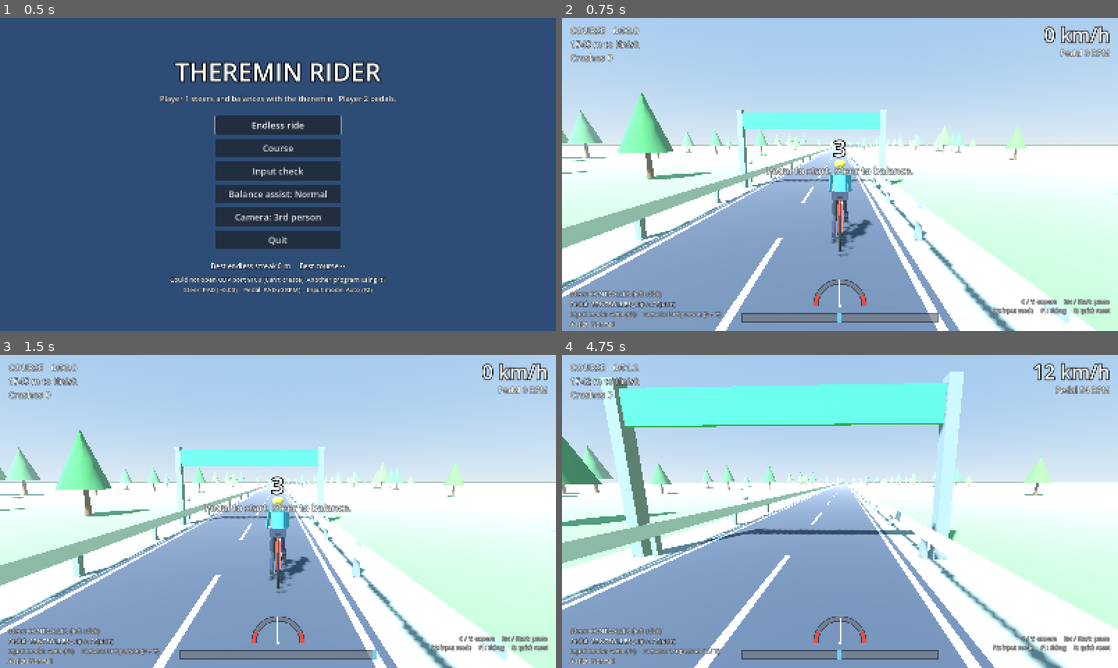
Above: before the commit, frames 1-4 (two rows, left to right).
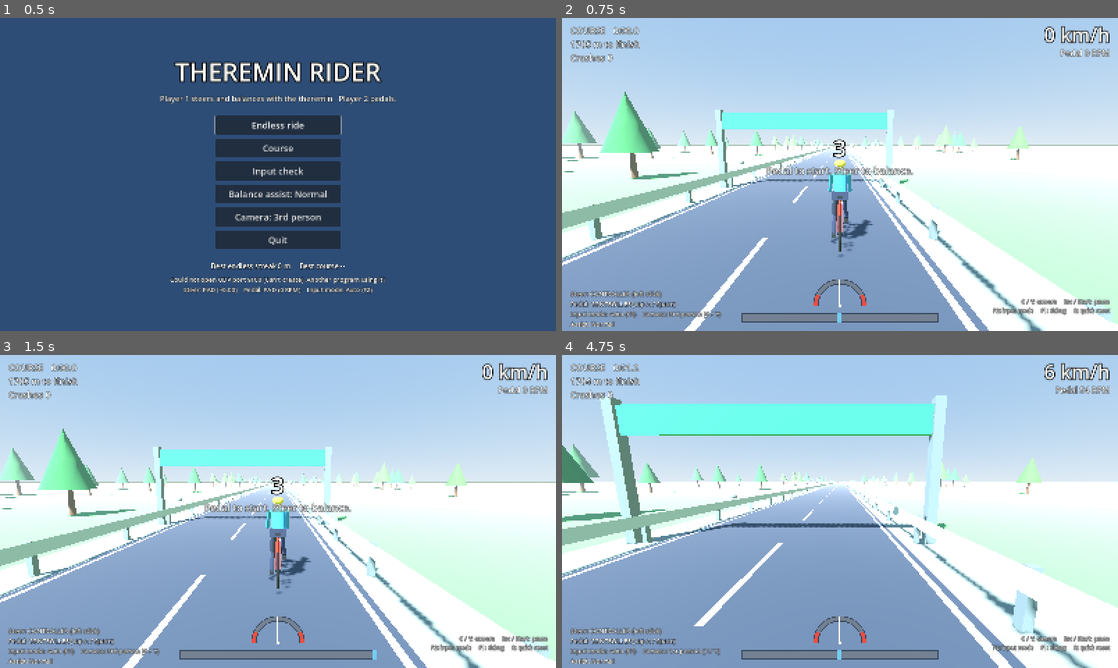
Above: after the commit, the same moments.

Repository: sahandazimi02-cmyk/ThereminRider
Game: Godot game, scene res://scenes/main_menu.tscn
The game is run twice, just before and just after one commit, with the same random seed, the same clock (stepped at 60 frames per second) and the same inputs.
Inputs:
- Up to frame 1 (0.5 s): no input
- Up to frame 2 (0.75 s): click "Course" at 0.5 s
- Up to frame 3 (1.5 s): tap A (steer_left) at 1.25 s; hold D (steer_right) from 1.28 s (still down); hold Space (pedal) from 1.28 s (still down)
- Up to frame 4 (4.75 s): tap A (steer_left) at 2, 3.5, 4.25 s; release D (steer_right) at 2.03 s; release Space (pedal) at 2.03 s; hold A (steer_left) 2.03-2.78 s; tap Space (pedal) at 2.1, 3.05, 3.6 s; hold D (steer_right) 2.78-3.53 s; hold C (toggle_camera) 2.78-3.53 s; hold W 3.53-4.28 s; hold A (steer_left) from 4.28 s (still down); hold Space (pedal) from 4.28 s (still down)

Frame 1 is identical in both runs. In frame 2, 16% of the frame differs, in the area x 0-100%, y 7-100%; in frame 3, 16%; in frame 4, 24%, in the area x 0-100%, y 2-100%.

Commit message:
tune: 0.3.0 slower bike, wider road, gentler steering, forgiving rails, easier start
- Road 25% wider (lane_width_m 2.6 -> 3.25)
- 90 RPM now ~24 km/h (was 34); gentler acceleration
- Less steering, slower steering, soft centre; more theremin smoothing
- New fake steering assist: follows the road's curves, heading eases back
  to the road; new lean_assist and more damping for less sway
- Rails scrape instead of crashing; crash only after 2.5 s on the rail
- Endless: 300 m straight warm-up, difficulty ramps over 6 km with an ease-in curve
- Course: 300 m opening straight, gentler first curves
- Smoke test: new [rail scrape] checks, updated speed/fall checks

Co-Authored-By: Claude Opus 5.5 <noreply@anthropic.com>

Diff:
--- a/scripts/bike/bike.gd
+++ b/scripts/bike/bike.gd
@@ -1,5 +1,9 @@
 ## The bicycle: speed from pedalling, heading from steering, and a lean
 ## (balance) simulation. The game calls step() every physics tick.
+##
+## On top of the physics, a fake steering assist (0.3.0, for the theremin): the
+## bike follows part of the road's curve and its heading eases back toward the
+## road, so steering moves you across the road instead of spinning you round.
 ##
 ## Balance model (inverted pendulum + steering):
 ##   lean_acc = gravity_scale * g/h * (sin(lean) - cos(lean) * lat_accel / g)
@@ -24,6 +28,12 @@
 var assist_scale := Vector2.ONE
 ## 0 = random wobble each run. Tests set a fixed seed so runs repeat exactly.
 var noise_seed := 0
+## Set by the game every tick before step(): the road's heading and curvature
+## (rad/m, + = bends right) under the bike. Drives the fake steering assist.
+## Without a road (unit tests) the assist is off.
+var has_road := false
+var road_yaw := 0.0
+var road_curvature := 0.0
 
 var state: State = State.FOOT_DOWN
 var speed := 0.0
@@ -139,7 +149,7 @@
 	steer_angle = move_toward(steer_angle, steer_target, deg_to_rad(t.steer_rate_deg_s) * dt)
 	yaw_rate = speed * tan(steer_angle) / t.wheelbase_m if is_upright() else 0.0
 	lat_accel = speed * yaw_rate
-	yaw -= yaw_rate * dt
+	yaw -= (yaw_rate + _assist_yaw_rate()) * dt
 	if is_upright():
 		position += forward() * speed * dt
 	else:
@@ -185,7 +195,7 @@
 func _step_balance(dt: float) -> void:
 	var t := tuning
 	var gs := t.gravity_scale * assist_scale.y
-	stability_k = t.self_stability * assist_scale.x * smoothstep(t.wobble_speed, t.stable_speed, speed)
+	stability_k = (t.self_stability * smoothstep(t.wobble_speed, t.stable_speed, speed) + t.lean_assist) * assist_scale.x
 	lean_eq = atan2(lat_accel, G)
 	var pend := gs * (G / t.com_height_m) * (sin(lean) - cos(lean) * lat_accel / G)
 	var wobble := (t.wobble_noise * (1.0 - smoothstep(0.0, t.wobble_speed, speed)) + t.speed_wobble) * _noise(dt)
@@ -229,6 +239,35 @@
 	_start_fall(reason, side)
 
 
+## Fake steering (kinematic, not part of the lean physics): follow some of the
+## road's curve and ease the heading back toward the road direction. Returns a
+## yaw rate in the same sense as yaw_rate (+ = turning right).
+func _assist_yaw_rate() -> float:
+	if not has_road or state != State.RIDING:
+		return 0.0
+	var rel := wrapf(yaw - road_yaw, -PI, PI)  # + = pointing left of the road
+	return tuning.road_follow * speed * road_curvature + tuning.heading_assist * rel
+
+
+## Called by the game while the bike rubs along a guard rail. Instead of a
+## crash, the rail turns the bike away (toward away_deg off the road heading),
+## slows it and calms the lean. side: +1 = right rail, -1 = left rail.
+func scrape_rail(dt: float, side: float, rail_yaw: float, decel: float, away_deg: float, turn_deg_s: float, lean_calm: float) -> void:
+	if state != State.RIDING and state != State.FOOT_DOWN:
+		return
+	speed = maxf(0.0, speed - decel * dt)
+	var rel := wrapf(yaw - rail_yaw, -PI, PI)  # + = pointing left
+	var want := side * deg_to_rad(away_deg)  # right rail -> point left
+	if rel * side < deg_to_rad(away_deg):
+		rel = move_toward(rel, want, deg_to_rad(turn_deg_s) * dt)
+		yaw = rail_yaw + rel
+	# Steering into the rail is pointless; straighten the front wheel a bit.
+	if steer_angle * side > 0.0:
+		steer_angle = move_toward(steer_angle, 0.0, deg_to_rad(turn_deg_s) * dt)
+	lean_rate *= exp(-lean_calm * dt)
+	_update_model()
+
+
 func hit_pothole() -> void:
 	if state != State.RIDING:
 		return
--- a/scripts/bike/bike_tuning.gd
+++ b/scripts/bike/bike_tuning.gd
@@ -17,14 +17,14 @@
 @export_range(0.1, 0.6, 0.01) var collision_half_width_m: float = 0.28
 
 @export_group("Pedalling -> speed")
-## Bike speed (m/s) per crank RPM. 0.105 => 90 RPM ~ 34 km/h.
-@export_range(0.02, 0.2, 0.001) var speed_per_rpm: float = 0.105
+## Bike speed (m/s) per crank RPM. 0.075 => 90 RPM ~ 24 km/h (0.3.0; was 0.105 / 34 km/h).
+@export_range(0.02, 0.2, 0.001) var speed_per_rpm: float = 0.075
 ## Cadence above this is ignored (stops tap-mashing from going silly).
 @export_range(60.0, 250.0, 1.0) var max_cadence_rpm: float = 150.0
 ## How fast speed chases the pedalling target speed (1/s).
-@export_range(0.1, 5.0, 0.05) var pedal_response: float = 1.1
+@export_range(0.1, 5.0, 0.05) var pedal_response: float = 0.55
 ## Cap on forward acceleration from pedalling (m/s^2).
-@export_range(0.5, 6.0, 0.1) var max_accel: float = 3.0
+@export_range(0.5, 6.0, 0.1) var max_accel: float = 1.5
 ## Speed lost per second while coasting (pedalling slower than the bike is moving).
 @export_range(0.0, 3.0, 0.01) var coast_decel: float = 1.0
 ## Air drag while coasting: decel = coast_decel + drag * v^2.
@@ -35,31 +35,44 @@
 
 @export_group("Steering")
 ## Max front-wheel angle at walking speed.
-@export_range(5.0, 50.0, 0.5) var max_steer_deg_slow: float = 30.0
+@export_range(5.0, 50.0, 0.5) var max_steer_deg_slow: float = 22.0
 ## Max front-wheel angle at fast_speed and above (fast bikes need tiny steering).
-@export_range(1.0, 20.0, 0.25) var max_steer_deg_fast: float = 6.0
-@export_range(2.0, 20.0, 0.1) var fast_speed: float = 9.0
+@export_range(1.0, 20.0, 0.25) var max_steer_deg_fast: float = 4.0
+@export_range(2.0, 20.0, 0.1) var fast_speed: float = 7.0
 ## 1 = linear, 2 = soft centre / sharp edges.
-@export_range(1.0, 3.0, 0.05) var steer_expo: float = 1.3
+@export_range(1.0, 3.0, 0.05) var steer_expo: float = 1.6
 ## How fast the front wheel can turn (deg/s). Filters theremin jitter.
-@export_range(20.0, 600.0, 5.0) var steer_rate_deg_s: float = 160.0
+@export_range(20.0, 600.0, 5.0) var steer_rate_deg_s: float = 90.0
+
+@export_group("Steering assist (fake, for the theremin)")
+## How much of the road's curve the bike follows by itself (0 = none, 1 = all).
+## Kinematic only: it turns the bike but does not tip it.
+@export_range(0.0, 1.0, 0.01) var road_follow: float = 0.6
+## Pulls the bike's heading back toward the road direction (1/s). With steering
+## held, the bike settles at an angle to the road instead of turning in circles;
+## let go and it straightens out along the road. 0 = off (pre-0.3.0 feel).
+@export_range(0.0, 5.0, 0.05) var heading_assist: float = 1.2
+## Gently pulls the lean back toward upright/curve lean at every speed (1/s^2),
+## on top of self_stability. Takes the sway out, mostly at low speed.
+@export_range(0.0, 10.0, 0.1) var lean_assist: float = 2.0
 
 @export_group("Balance")
 ## Scales gravity's tipping torque. 1 = real bike, lower = slower falls (assist).
 @export_range(0.05, 1.5, 0.01) var gravity_scale: float = 0.4
 ## Self-righting (trail + gyroscope) strength at stable_speed and above (1/s^2).
 ## Must beat gravity_scale * 9.81 / com_height_m to be hands-free stable. Default
-## (6.5 > 3.9) is above that, so on Normal the bike holds itself up at speed and
-## you mostly balance at low speed (the 0.1.0 feel, restored in 0.2.1).
-@export_range(0.0, 20.0, 0.1) var self_stability: float = 6.5
-## Below this speed there is no self-righting at all: wobbly zone (m/s). ~6 km/h.
-@export_range(0.2, 5.0, 0.05) var wobble_speed: float = 1.7
+## (8.0 > 3.9) is well above that, so on Normal the bike holds itself up at speed and
+## you mostly balance at low speed (the 0.1.0 feel, restored in 0.2.1; 0.3.0 made
+## it a bit steadier still).
+@export_range(0.0, 20.0, 0.1) var self_stability: float = 8.0
+## Below this speed there is no self-righting at all: wobbly zone (m/s). ~5 km/h.
+@export_range(0.2, 5.0, 0.05) var wobble_speed: float = 1.3
 ## At and above this speed self-righting is full strength (m/s).
-@export_range(1.0, 12.0, 0.1) var stable_speed: float = 5.0
+@export_range(1.0, 12.0, 0.1) var stable_speed: float = 3.8
 ## Damping of lean rate (1/s).
-@export_range(0.0, 10.0, 0.05) var lean_damping: float = 2.2
+@export_range(0.0, 10.0, 0.05) var lean_damping: float = 3.2
 ## Random wobble at standstill (rad/s^2). Fades out as you reach wobble_speed.
-@export_range(0.0, 5.0, 0.01) var wobble_noise: float = 0.9
+@export_range(0.0, 5.0, 0.01) var wobble_noise: float = 0.6
 ## Small random wobble at every speed (rad/s^2), so a bike nobody steers drifts off
 ## balance instead of balancing perfectly forever. 0 = off (0.1.0 feel).
 @export_range(0.0, 2.0, 0.01) var speed_wobble: float = 0.0
@@ -71,7 +84,7 @@
 
 @export_group("Start / foot down")
 ## While starting (foot on the ground) the bike stays upright until this speed.
-@export_range(0.3, 5.0, 0.05) var launch_speed: float = 2.2
+@export_range(0.3, 5.0, 0.05) var launch_speed: float = 1.8
 ## Steering is this much weaker while the foot is down.
 @export_range(0.0, 1.0, 0.05) var foot_down_steer_factor: float = 0.5
 
--- a/scripts/game/game.gd
+++ b/scripts/game/game.gd
@@ -42,11 +42,15 @@
 var crash_s := 0.0
 var crash_lat := 0.0
 var new_record := false
+## Seconds spent scraping a guard rail (drains when you get off it).
+var rail_time := 0.0
 
 var _countdown := 0.0
 var _last_shown_count := -1
 var _slowmo_end_ms := 0
 var _prev_bike_state: Bike.State = Bike.State.FOOT_DOWN
+var _rail_spark_t := 0.0
+var _on_rail := false
 
 
 func _ready() -> void:
@@ -100,6 +104,7 @@
 	crashes = 0
 	best_streak = 0.0
 	new_record = false
+	rail_time = 0.0
 	road.update_around(s0)
 	cam.snap()
 	_countdown = 0.0 if skip_countdown else road_tuning.countdown_s
@@ -129,6 +134,9 @@
 func _physics_process(dt: float) -> void:
 	var steer := RiderInput.steer
 	var cadence := RiderInput.cadence_rpm
+	bike.has_road = true
+	bike.road_yaw = road.path.yaw_at(bike_s)
+	bike.road_curvature = road.curvature_at(bike_s)
 	match phase:
 		Phase.COUNTDOWN:
 			bike.step(dt, steer, 0.0)
@@ -144,7 +152,7 @@
 			bike.step(dt, steer, cadence)
 			elapsed += dt
 			_track()
-			_check_collisions()
+			_check_collisions(dt)
 		Phase.FALLEN:
 			bike.step(dt, steer, cadence)
 			elapsed += dt if mode == GameSession.Mode.COURSE else 0.0
@@ -200,17 +208,10 @@
 		best_streak = maxf(best_streak, bike_s - streak_start_s)
 
 
-func _check_collisions() -> void:
+func _check_collisions(dt: float) -> void:
 	if not bike.is_upright():
 		return
-	var limit := road.rail_offset() - bike_tuning.collision_half_width_m
-	if absf(bike_lat) > limit:
-		var side := signf(bike_lat)
-		bike.position = road.path.point_at(bike_s, side * limit)
-		var yaw := road.path.yaw_at(bike_s)
-		var road_right := Vector3(cos(yaw), 0.0, -sin(yaw))
-		CrashFx.burst(self, bike.position + road_right * side * 0.3 + Vector3.UP * 0.6, "spark", 40, 6.0, 0.04, 0.6, true)
-		bike.crash("hit the rail", -side, -road_right * side)
+	if _check_rail(dt):
 		return
 	var o := road.check_hit(bike_s, bike_lat, bike_tuning.collision_half_length_m, bike_tuning.collision_half_width_m)
 	if o != null:
@@ -235,6 +236,38 @@
 			hud.message("POTHOLE!", "", 0.8)
 	if mode == GameSession.Mode.COURSE and road.finish_s > 0.0 and bike_s >= road.finish_s:
 		_finish()
+
+
+## Forgiving guard rails: touching one scrapes along it (slower, turned away,
+## sparks) and only crashes you after rail_grace_s on the rail. Returns true if
+## the bike crashed.
+func _check_rail(dt: float) -> bool:
+	var rt := road_tuning
+	var limit := road.rail_offset() - bike_tuning.collision_half_width_m
+	var was_on := _on_rail
+	_on_rail = absf(bike_lat) >= limit
+	if not _on_rail:
+		rail_time = maxf(0.0, rail_time - dt * rt.rail_recover_rate)
+		return false
+	var side := signf(bike_lat)
+	var yaw := road.path.yaw_at(bike_s)
+	var road_right := Vector3(cos(yaw), 0.0, -sin(yaw))
+	bike.position = road.path.point_at(bike_s, side * limit)
+	bike_lat = side * limit
+	rail_time += dt
+	if rail_time >= rt.rail_grace_s:
+		CrashFx.burst(self, bike.position + road_right * side * 0.3 + Vector3.UP * 0.6, "spark", 40, 6.0, 0.04, 0.6, true)
+		bike.crash("scraped the rail too long", -side, -road_right * side)
+		return true
+	bike.scrape_rail(dt, side, yaw, rt.rail_scrape_decel, rt.rail_away_deg, rt.rail_turn_deg_s, rt.rail_lean_calm)
+	_rail_spark_t -= dt
+	if _rail_spark_t <= 0.0 or not was_on:
+		_rail_spark_t = 0.12
+		CrashFx.burst(self, bike.position + road_right * side * 0.3 + Vector3.UP * 0.5, "spark", 8 if was_on else 20, 4.0, 0.03, 0.35, true)
+		cam.add_trauma(0.08 if was_on else 0.25)
+	var left := maxf(0.0, rt.rail_grace_s - rail_time)
+	hud.message("RAIL!", "Steer %s - %.1f s" % ["LEFT" if side > 0.0 else "RIGHT", left], 0.3)
+	return false
 
 
 func _on_bike_crashed(reason: String) -> void:
--- a/scripts/input/input_tuning.gd
+++ b/scripts/input/input_tuning.gd
@@ -28,9 +28,9 @@
 ## Multiplies the incoming value before clamping to -1..1.
 @export_range(0.2, 3.0, 0.01) var osc_steer_gain: float = 1.0
 ## Values this close to 0 count as straight.
-@export_range(0.0, 0.3, 0.005) var osc_steer_deadzone: float = 0.03
+@export_range(0.0, 0.3, 0.005) var osc_steer_deadzone: float = 0.06
 ## Extra smoothing in Godot on top of Max's [slide] (seconds).
-@export_range(0.0, 0.5, 0.005) var osc_steer_smoothing_s: float = 0.05
+@export_range(0.0, 0.5, 0.005) var osc_steer_smoothing_s: float = 0.15
 ## When the hand leaves the theremin, steering eases to straight this fast.
 @export_range(0.05, 2.0, 0.01) var steer_absent_return_s: float = 0.35
 
--- a/scripts/world/course_data.gd
+++ b/scripts/world/course_data.gd
@@ -6,11 +6,12 @@
 class_name CourseData
 extends RefCounted
 
+## 0.3.0: longer straight warm-up (140 -> 300 m) and gentler first two curves.
 const SEGMENTS := [
-	["S", 140.0],
-	["R", 90.0, 120.0],
+	["S", 300.0],
+	["R", 90.0, 180.0],
 	["S", 100.0],
-	["L", 120.0, 90.0],
+	["L", 120.0, 130.0],
 	["S", 60.0],
 	["R", 80.0, 70.0],
 	["L", 80.0, 70.0],
@@ -25,30 +26,31 @@
 ]
 
 const OBSTACLES := [
-	[180.0, 1, "cones"],
-	[240.0, 0, "barrier"],
-	[300.0, 1, "pothole", 0.0],
-	[330.0, 0, "car"],
-	[420.0, 1, "cones"],
-	[470.0, 0, "cones"],
-	[560.0, 1, "car"],
-	[600.0, 0, "pothole", 0.3],
-	[640.0, 1, "barrier"],
-	[700.0, 0, "car"],
-	[760.0, 1, "cones"],
-	[820.0, 0, "barrier"],
-	[830.0, 1, "pothole", -0.2],
-	[900.0, 1, "car"],
-	[980.0, 0, "cones"],
-	[1040.0, 1, "barrier"],
-	[1100.0, 0, "car"],
-	[1160.0, 1, "pothole", 0.0],
-	[1200.0, 1, "cones"],
-	[1280.0, 0, "barrier"],
-	[1340.0, 1, "car"],
-	[1420.0, 0, "cones"],
-	[1480.0, 1, "barrier"],
-	[1540.0, 0, "car"],
+	[220.0, 0, "cones"],  # warm-up: in the other lane, no need to swerve
+	[340.0, 1, "cones"],
+	[400.0, 0, "barrier"],
+	[460.0, 1, "pothole", 0.0],
+	[490.0, 0, "car"],
+	[580.0, 1, "cones"],
+	[630.0, 0, "cones"],
+	[720.0, 1, "car"],
+	[760.0, 0, "pothole", 0.3],
+	[800.0, 1, "barrier"],
+	[860.0, 0, "car"],
+	[920.0, 1, "cones"],
+	[980.0, 0, "barrier"],
+	[990.0, 1, "pothole", -0.2],
+	[1060.0, 1, "car"],
+	[1140.0, 0, "cones"],
+	[1200.0, 1, "barrier"],
+	[1260.0, 0, "car"],
+	[1320.0, 1, "pothole", 0.0],
+	[1360.0, 1, "cones"],
+	[1440.0, 0, "barrier"],
+	[1500.0, 1, "car"],
+	[1580.0, 0, "cones"],
+	[1640.0, 1, "barrier"],
+	[1700.0, 0, "car"],
 ]
 
 const RUNOFF_M := 150.0
--- a/scripts/world/road_tuning.gd
+++ b/scripts/world/road_tuning.gd
@@ -6,7 +6,8 @@
 const PATH := "res://data/road_tuning.tres"
 
 @export_group("Road shape")
-@export_range(1.5, 4.0, 0.05) var lane_width_m: float = 2.6
+## Width of one lane (the road is two lanes). 0.3.0: 2.6 -> 3.25 (25 % wider).
+@export_range(1.5, 5.0, 0.05) var lane_width_m: float = 3.25
 ## Gap between the road edge and the guard rail.
 @export_range(0.0, 1.5, 0.05) var rail_gap_m: float = 0.3
 @export_range(0.3, 1.5, 0.05) var rail_height_m: float = 0.75
@@ -20,27 +21,47 @@
 ## Straight, obstacle-free run at the start and after the finish.
 @export_range(10.0, 200.0, 5.0) var start_straight_m: float = 50.0
 
+@export_group("Guard rails (forgiving)")
+## Touching a rail doesn't crash you: the bike scrapes along it, slows and is
+## turned away. Only staying on the rail this long (s) makes you crash.
+@export_range(0.0, 10.0, 0.1) var rail_grace_s: float = 2.5
+## Rail time drains this many times faster than it builds once you're off it.
+@export_range(0.1, 10.0, 0.1) var rail_recover_rate: float = 1.5
+## Speed lost per second while scraping (m/s^2).
+@export_range(0.0, 10.0, 0.1) var rail_scrape_decel: float = 2.0
+## The rail turns the bike until it points this far away from the rail (deg).
+@export_range(0.0, 30.0, 0.5) var rail_away_deg: float = 6.0
+## How fast the rail turns the bike away (deg/s).
+@export_range(5.0, 300.0, 5.0) var rail_turn_deg_s: float = 45.0
+## Damps the lean rate while scraping so a rail touch doesn't tip you (1/s).
+@export_range(0.0, 20.0, 0.5) var rail_lean_calm: float = 4.0
+
 @export_group("Endless generator")
+## Extra straight road after the start straight in endless mode: the easy
+## warm-up. Only a few, widely spaced obstacles here and no difficulty yet.
+@export_range(0.0, 1000.0, 10.0) var endless_intro_m: float = 300.0
 @export_range(20.0, 400.0, 5.0) var straight_min_m: float = 50.0
 @export_range(20.0, 600.0, 5.0) var straight_max_m: float = 180.0
 @export_range(20.0, 300.0, 5.0) var curve_len_min_m: float = 50.0
 @export_range(20.0, 400.0, 5.0) var curve_len_max_m: float = 130.0
 ## Gentlest curve radius at the start.
-@export_range(30.0, 800.0, 5.0) var curve_radius_easy_m: float = 160.0
+@export_range(30.0, 800.0, 5.0) var curve_radius_easy_m: float = 220.0
 ## Tightest curve radius once difficulty is maxed.
-@export_range(15.0, 400.0, 5.0) var curve_radius_hard_m: float = 55.0
+@export_range(15.0, 400.0, 5.0) var curve_radius_hard_m: float = 70.0
 ## Curvature ramps in/out over this distance (no sudden steering jumps).
 @export_range(0.0, 60.0, 1.0) var curve_ease_m: float = 20.0
 ## Keeps the road heading within this angle of the start so it never loops.
 @export_range(10.0, 85.0, 1.0) var max_heading_drift_deg: float = 55.0
-## Distance over which endless difficulty goes from easy to hard.
-@export_range(200.0, 10000.0, 50.0) var difficulty_ramp_m: float = 3000.0
+## Distance (after the intro) over which endless difficulty goes from easy to hard.
+@export_range(200.0, 20000.0, 50.0) var difficulty_ramp_m: float = 6000.0
+## Shape of the ramp: 1 = linear, higher = stays easy longer, then climbs.
+@export_range(1.0, 4.0, 0.05) var difficulty_curve: float = 1.6
 
 @export_group("Obstacles")
 ## Gap between obstacles at the start of endless mode.
-@export_range(10.0, 300.0, 1.0) var obstacle_gap_easy_m: float = 70.0
+@export_range(10.0, 300.0, 1.0) var obstacle_gap_easy_m: float = 100.0
 ## Gap between obstacles at max difficulty.
-@export_range(5.0, 200.0, 1.0) var obstacle_gap_hard_m: float = 28.0
+@export_range(5.0, 200.0, 1.0) var obstacle_gap_hard_m: float = 35.0
 ## Random +/- spread on each gap (fraction).
 @export_range(0.0, 0.9, 0.01) var obstacle_gap_jitter: float = 0.35
 ## Relative chance of each obstacle type.
@@ -73,10 +94,10 @@
 ## How quickly the chase camera catches up (1/s).
 @export_range(0.5, 20.0, 0.1) var chase_follow_rate: float = 5.0
 ## How much of the bike's lean the chase camera copies.
-@export_range(0.0, 1.0, 0.01) var chase_roll_factor: float = 0.15
+@export_range(0.0, 1.0, 0.01) var chase_roll_factor: float = 0.1
 @export_range(40.0, 110.0, 1.0) var chase_fov_deg: float = 70.0
 ## How much of the lean the first-person camera copies (1 = full).
-@export_range(0.0, 1.0, 0.01) var fp_roll_factor: float = 0.65
+@export_range(0.0, 1.0, 0.01) var fp_roll_factor: float = 0.45
 @export_range(-40.0, 10.0, 0.5) var fp_pitch_deg: float = -9.0
 @export_range(40.0, 110.0, 1.0) var fp_fov_deg: float = 78.0
 ## Extra field of view at speed_fov_full_mps and above (sense of speed).
--- a/scripts/world/road_world.gd
+++ b/scripts/world/road_world.gd
@@ -36,7 +36,9 @@
 	path = RoadPath.new(tuning.sample_step_m)
 	path.append_straight(tuning.start_straight_m)
 	if endless:
-		_next_obstacle_s = tuning.start_straight_m + tuning.obstacle_gap_easy_m * 0.5
+		# Warm-up: a long straight with only a couple of obstacles on it.
+		path.append_straight(tuning.endless_intro_m)
+		_next_obstacle_s = tuning.start_straight_m + maxf(tuning.endless_intro_m * 0.4, tuning.obstacle_gap_easy_m * 0.5)
 		_extend_endless(tuning.view_ahead_m + tuning.chunk_length_m * 2.0)
 	else:
 		_build_course()
@@ -51,6 +53,12 @@
 
 func lane_of(lateral: float) -> int:
 	return 0 if lateral < 0.0 else 1
+
+
+## Road curvature at s in rad/m (+ = bends right), averaged over a few metres.
+func curvature_at(s: float) -> float:
+	var h := 2.0
+	return -wrapf(path.yaw_at(s + h) - path.yaw_at(s - h), -PI, PI) / (2.0 * h)
 
 
 ## Lateral distance from the centre line to the rail face.
@@ -110,7 +118,8 @@
 ## Updates generation/streaming for a bike at distance s.
 func update_around(s: float) -> void:
 	if endless:
-		difficulty = clampf((s - tuning.start_straight_m) / tuning.difficulty_ramp_m, 0.0, 1.0)
+		var x := clampf((s - tuning.start_straight_m - tuning.endless_intro_m) / tuning.difficulty_ramp_m, 0.0, 1.0)
+		difficulty = pow(x, tuning.difficulty_curve)
 		if path.length() < s + tuning.view_ahead_m + tuning.chunk_length_m * 2.0:
 			_extend_endless(s + tuning.view_ahead_m + tuning.chunk_length_m * 3.0)
 	_stream_chunks(s)
--- a/tools/smoke_test.gd
+++ b/tools/smoke_test.gd
@@ -32,6 +32,7 @@
 	_test_road()
 	_test_fall_times()
 	await _test_crash_fx()
+	await _test_rail()
 	await _test_endless()
 	await _test_course()
 	print("=== %s (%d failure%s) ===" % ["OK" if failures == 0 else "FAILED", failures, "" if failures == 1 else "s"])
@@ -132,7 +133,9 @@
 	_check(stop_pedal > 1.5 and stop_pedal < 6.5, "stop pedalling falls in 1.5-6.5 s (%.1f s)" % stop_pedal)
 	# 0.2.1 restored the 0.1.0 balance: Normal self-balances at cruising speed.
 	_check(hands_off > 20.0, "no steering at cruise stays up (self-balancing, %.1f s)" % hands_off)
-	_check(full_steer < 10.0, "holding full steer still falls (%.1f s)" % full_steer)
+	# 0.3.0: steering is gentler, so full steer at cruise is a steady turn, not a
+	# fall. On the road that line ends at the rail instead (see [rail scrape]).
+	_check(full_steer > 20.0, "full steer at cruise is a steady turn, not a fall (%.1f s)" % full_steer)
 
 
 ## steer_mode: "balance" = simple balancing rider, "none" = steer 0, "full" = steer +1.
@@ -170,7 +173,7 @@
 	for _f in 60 * 20:
 		_bot(game, 90.0)
 		await get_tree().physics_frame
-		if game.phase == Game.Phase.PLAY and game.bike.state == Bike.State.RIDING and game.bike.speed > 7.0:
+		if game.phase == Game.Phase.PLAY and game.bike.state == Bike.State.RIDING and game.bike.speed > 5.5:
 			break
 	var model := game.bike.model
 	var start := model.rider_focus()
@@ -202,6 +205,53 @@
 		if game.phase == Game.Phase.PLAY:
 			break
 	_check(game.phase == Game.Phase.PLAY and not model.thrown, "get-up puts the rider back on the bike")
+	game.queue_free()
+	await get_tree().process_frame
+
+
+## Forgiving rails: steering into a rail scrapes along it for a while instead of
+## crashing at once; letting go recovers; holding into it long enough crashes.
+func _test_rail() -> void:
+	print("[rail scrape]")
+	RiderInput.override_enabled = true
+	var game := _make_game(GameSession.Mode.ENDLESS)
+	for _f in 60 * 20:
+		_bot(game, 90.0)
+		await get_tree().physics_frame
+		if game.phase == Game.Phase.PLAY and game.bike.state == Bike.State.RIDING and game.bike.speed > 5.0:
+			break
+	var crashes0 := game.crashes
+	var touched := false
+	for _f in 60 * 1:
+		RiderInput.override_cadence = 90.0
+		RiderInput.override_steer = 1.0
+		await get_tree().physics_frame
+	# Push it onto the right rail if the steering alone hasn't got there yet.
+	for _f in 60 * 2:
+		RiderInput.override_cadence = 90.0
+		RiderInput.override_steer = 1.0
+		if game.rail_time <= 0.0 and game.bike.is_upright():
+			game.bike.position = game.road.path.point_at(game.bike_s, game.road.rail_offset())
+		await get_tree().physics_frame
+		touched = touched or game.rail_time > 0.0
+		if game.rail_time > 0.5:
+			break
+	_check(touched and game.crashes == crashes0 and game.bike.is_upright(), "touching the rail does not crash at once (rail time %.2f s)" % game.rail_time)
+	for _f in 60 * 3:
+		_bot(game, 90.0)
+		await get_tree().physics_frame
+	_check(game.crashes == crashes0 and game.rail_time < 0.5, "steering away from the rail recovers (rail time %.2f s, %s)" % [game.rail_time, game.bike.state_name()])
+	var crashed := false
+	for _f in 60 * 8:
+		RiderInput.override_cadence = 90.0
+		RiderInput.override_steer = 1.0
+		if game.bike.is_upright():
+			game.bike.position = game.road.path.point_at(game.bike_s, game.road.rail_offset())
+		await get_tree().physics_frame
+		if game.phase == Game.Phase.FALLEN:
+			crashed = true
+			break
+	_check(crashed and game.bike.last_crash_reason.contains("rail"), "staying on the rail long enough crashes (%s)" % game.bike.last_crash_reason)
 	game.queue_free()
 	await get_tree().process_frame
 
@@ -300,7 +350,8 @@
 		await get_tree().physics_frame
 		top_speed = maxf(top_speed, game.bike.speed)
 	print("    45 s: distance %.0f m, crashes %d, top speed %.1f km/h" % [game.distance, game.crashes, top_speed * 3.6])
-	_check(top_speed > 6.0, "pedalling 90 RPM reaches > 21 km/h")
+	_check(top_speed > 5.0, "pedalling 90 RPM reaches > 18 km/h")
+	_check(top_speed < 8.0, "pedalling 90 RPM stays under 29 km/h (0.3.0 slower bike)")
 	_check(game.distance > 200.0, "bot rides > 200 m in 45 s")
 	_check(game.crashes <= 3, "bot can balance (<= 3 crashes in 45 s)")
 
Binary file changed: docs/screenshots/course.png
Binary file changed: docs/screenshots/crash_impact.png
Binary file changed: docs/screenshots/crash_landed.png
Binary file changed: docs/screenshots/crashed_get_up.png
Binary file changed: docs/screenshots/first_person.png
Binary file changed: docs/screenshots/pothole.png
Binary file changed: docs/screenshots/pothole_first_person.png
Binary file changed: docs/screenshots/third_person.png
Not shown, changed: docs/CHANGELOG.md
Not shown, changed: docs/HANDOFF.md
Not shown, changed: docs/KNOWN_ISSUES.md
Not shown, changed: docs/TUNING.md
